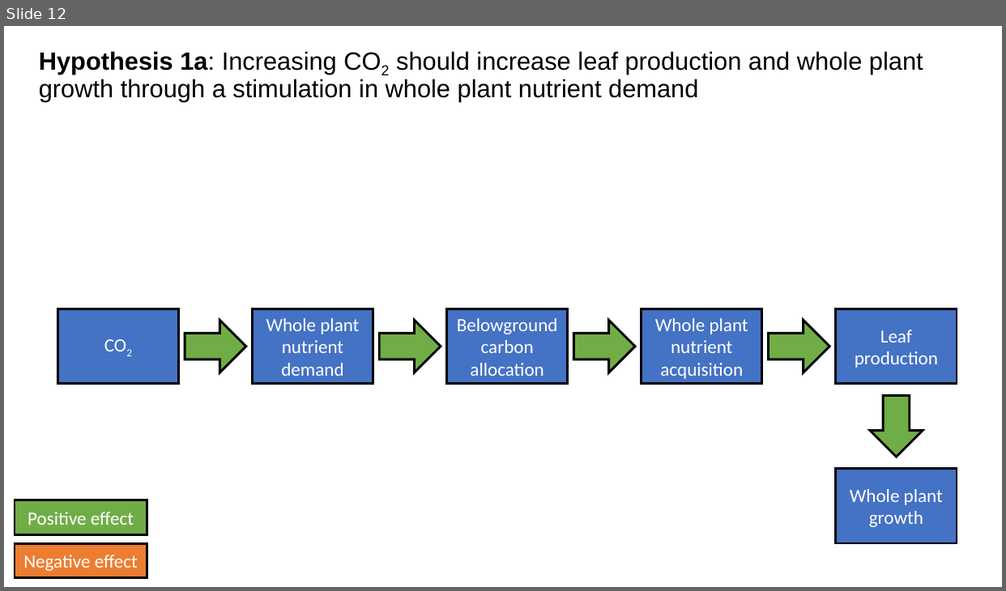
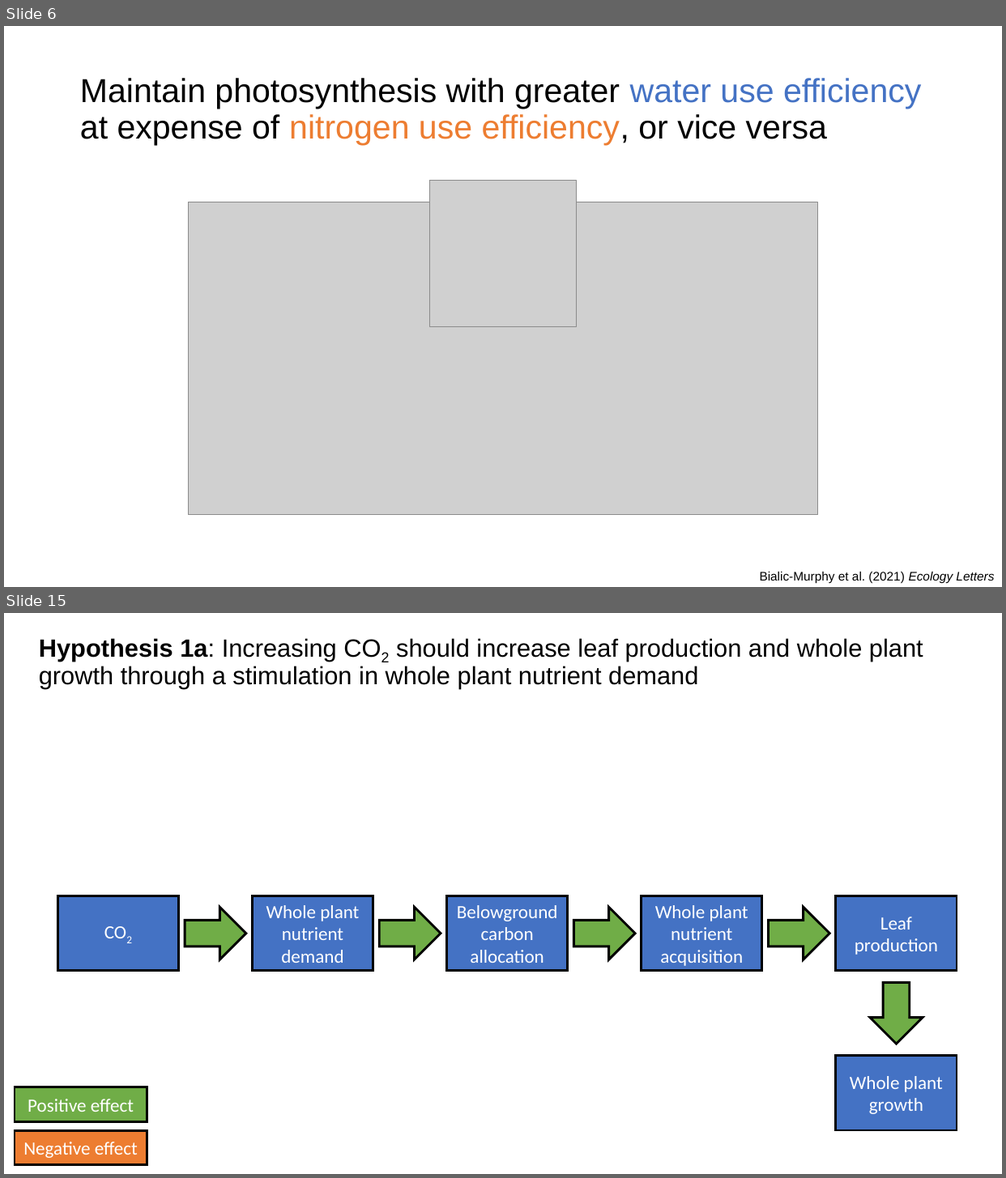
Before and after one commit to eaperkowski/conferences, a slide deck: lemontree_wg/Perkowski_2022_NxCO2.pptx. Shown one above the other, each under a label of ours: slide 12 before the commit, slides 6 and 15 after it; the slides between them are not shown. The pictures are 1006x591 and 1006x1178 pixels, drawn with LibreOffice and Linux fonts; fonts in the diff are those of the drawing; grey boxes stand for pictures. Boxes give left, top, right and bottom in pixels: in the first picture for what was removed or moved away, otherwise in the second. Text is boxed around its words. In the diff, an @@ line names an element or a change of style, - is before the commit and + after.

```diff
--- a/lemontree_wg/Perkowski_2022_NxCO2.pptx
+++ b/lemontree_wg/Perkowski_2022_NxCO2.pptx
@@ slide 6 added at [4,26,1002,587], background #FFFFFF @@
@@ title added at [80,78,921,145], 32 pt, text #000000 @@
+Maintain photosynthesis with greater water use efficiency at expense of nitrogen use efficiency, or vice versa
@@ picture added at [430,181,576,327] @@
@@ picture added at [189,202,818,515] @@
@@ text added at [760,572,994,584], 12 pt, text #000000 @@
+Bialic-Murphy et al. (2021) Ecology Letters
@@ what was slide 12 is now slide 15 @@
```
Also in this commit, not shown: 21 slides changed, 5 other slides added, 1 slide removed, 2 other files.
